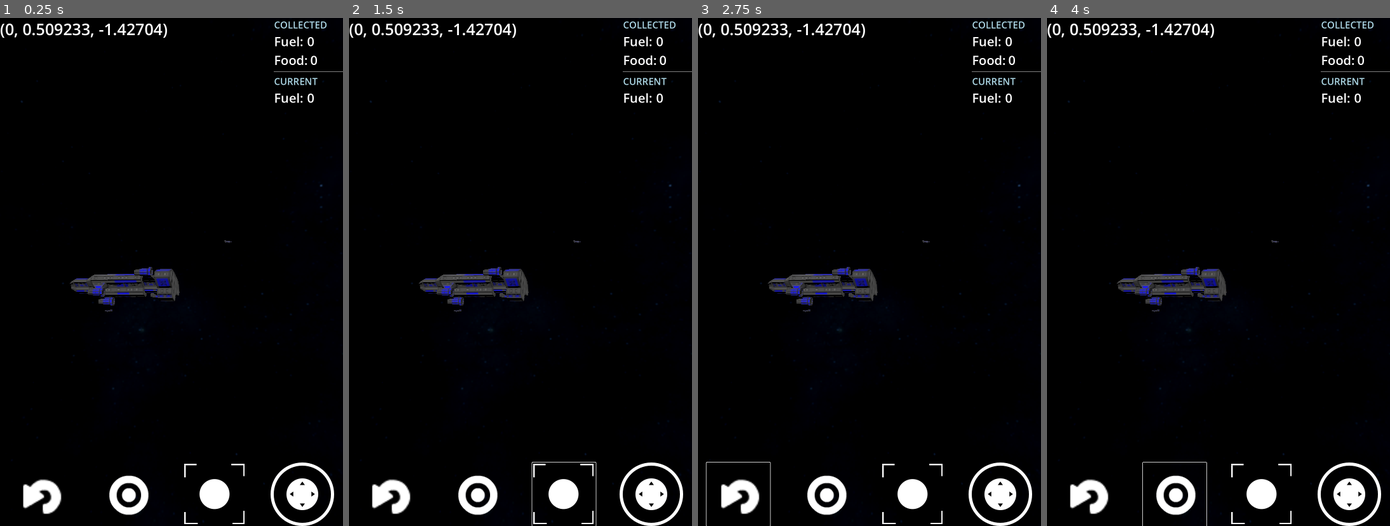
Above: before the commit, frames 1-4 (left to right).
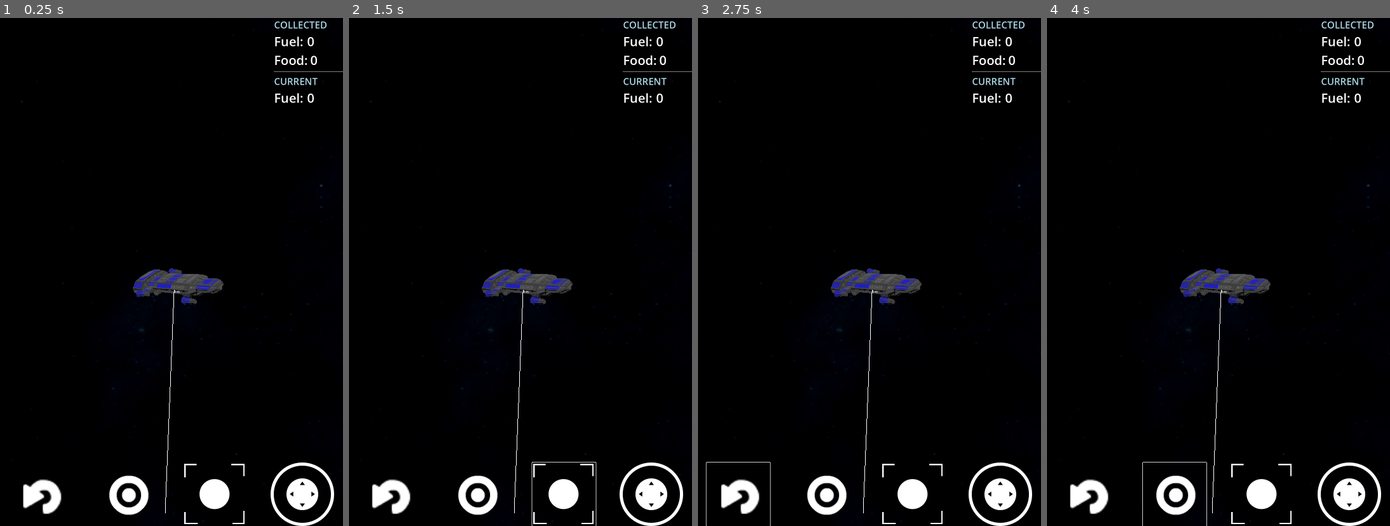
Above: after the commit, the same moments.

Repository: francosorbello/the-deep-end
Game: Godot game, scene res://main.tscn
Same seed, same stepped clock (60 frames per second), same inputs: the game is played once before the commit and once after it.
Inputs (mouse positions are in pixels of both pictures, inside the frame that each line leads up to):
- Up to frame 1 (0.25 s): no input
- Up to frame 2 (1.5 s): click (475, 495) at 0.5 s; click (565, 495) at 1.25 s
- Up to frame 3 (2.75 s): click (739, 495) at 2 s
- Up to frame 4 (4 s): tap Enter at 2.75 s; move the mouse to (1293, 246) at 2.77 s; hold Right (ui_right) 2.78-3.5 s; tap E (interact) at 2.85 s; click (1293, 246) at 2.92 s; tap R (reset) at 3.5 s; drag from (1149, 297) to (1201, 373) at 3.52 s

The runs differ from the first frame. In frame 1, 2.3% of the frame differs, in the area x 0-68%, y 1-98%; in frame 2, 2.3%; in frame 3, 2.3%; in frame 4, 2.3%.

Commit message:
added line that indicates how close an object is

Diff:
--- a/asteroid/asteroid.gd
+++ b/asteroid/asteroid.gd
@@ -11,3 +11,9 @@
     current_expedition.add_fuel(fuel_amount)
     already_interacted = true
     pass
+
+func enable_highlight():
+    $Model.material_override.albedo_color = Color("a6a6a6")
+
+func disable_highlight():
+    $Model.material_override.albedo_color = Color.WHITE
--- a/asteroid/asteroid.tscn
+++ b/asteroid/asteroid.tscn
@@ -1,9 +1,11 @@
-[gd_scene load_steps=6 format=3 uid="uid://gvcugplcwm5w"]
+[gd_scene load_steps=7 format=3 uid="uid://gvcugplcwm5w"]
 
 [ext_resource type="Script" path="res://asteroid/asteroid.gd" id="1_bmmgo"]
 [ext_resource type="ArrayMesh" uid="uid://csoyd2nej8xa3" path="res://assets/rocks/rock_c_01.obj" id="1_xwcgh"]
 [ext_resource type="Script" path="res://interactable/interactable.gd" id="2_ix5ep"]
 [ext_resource type="Resource" uid="uid://dxlq2fe2ikwx5" path="res://expedition/Expedition.tres" id="2_ya8ec"]
+
+[sub_resource type="StandardMaterial3D" id="StandardMaterial3D_k5yaq"]
 
 [sub_resource type="SphereShape3D" id="SphereShape3D_vgeqq"]
 radius = 1.84989
@@ -13,6 +15,7 @@
 current_expedition = ExtResource("2_ya8ec")
 
 [node name="RockC01" type="MeshInstance3D" parent="."]
+material_override = SubResource("StandardMaterial3D_k5yaq")
 mesh = ExtResource("1_xwcgh")
 
 [node name="Area3D" type="Area3D" parent="."]
--- a/interactable/interactable.gd
+++ b/interactable/interactable.gd
@@ -1,5 +1,6 @@
 extends Node
 class_name Interactable
+
 func _ready() -> void:
     get_parent().add_to_group("interactable")
 
--- a/interactable/interactable_highlight.gd
+++ b/interactable/interactable_highlight.gd
@@ -1,9 +1,7 @@
-extends Node3D
+extends Control
 
 @export var model : MeshInstance3D
 
-func enable_highlight():
-    model.material_override.albedo_color = Color(1, 1, 0, 1)
-
-func _draw():
-    pass
+func _process(delta: float) -> void:
+    var aabb = model.get_aabb()
+    print(aabb)
--- a/interactable/interactable_highlight.tscn
+++ b/interactable/interactable_highlight.tscn
@@ -3,9 +3,17 @@
 [ext_resource type="Script" path="res://interactable/interactable_highlight.gd" id="1_cwt6u"]
 [ext_resource type="ArrayMesh" uid="uid://b12dmyg274vnr" path="res://assets/space ship/model.obj" id="2_6xfdb"]
 
-[node name="InteractableHighlight" type="Node3D" node_paths=PackedStringArray("model")]
+[node name="InteractableHighlight" type="Control" node_paths=PackedStringArray("model")]
+layout_mode = 3
+anchors_preset = 15
+anchor_right = 1.0
+anchor_bottom = 1.0
+grow_horizontal = 2
+grow_vertical = 2
 script = ExtResource("1_cwt6u")
 model = NodePath("Model")
 
+[node name="Node3D" type="Node3D" parent="."]
+
 [node name="Model" type="MeshInstance3D" parent="."]
 mesh = ExtResource("2_6xfdb")
--- /dev/null
+++ b/interactable/interactable_manager.gd
@@ -0,0 +1,6 @@
+extends Node
+
+var suscribers = []
+
+func suscribe(node : Node):
+    suscribers.append(node)
--- /dev/null
+++ b/interactable/interactable_manager.tscn
@@ -0,0 +1,6 @@
+[gd_scene load_steps=2 format=3 uid="uid://cs8pn86hup66d"]
+
+[ext_resource type="Script" path="res://interactable/interactable_manager.gd" id="1_jdbvw"]
+
+[node name="InteractableManager" type="Node"]
+script = ExtResource("1_jdbvw")
--- /dev/null
+++ b/interactable/interactable_pointer.gd
@@ -0,0 +1,4 @@
+extends Node3D
+
+func _ready() -> void:
+    InteractableManager.suscribe(self)
--- /dev/null
+++ b/interactable/interactable_pointer.tscn
@@ -0,0 +1,6 @@
+[gd_scene load_steps=2 format=3 uid="uid://bb007p2gcnomc"]
+
+[ext_resource type="Script" path="res://interactable/interactable_pointer.gd" id="1_2gbv5"]
+
+[node name="InteractablePointer" type="Node3D"]
+script = ExtResource("1_2gbv5")
--- a/main.tscn
+++ b/main.tscn
@@ -1,10 +1,11 @@
-[gd_scene load_steps=9 format=3 uid="uid://6dfaax6b46w2"]
+[gd_scene load_steps=10 format=3 uid="uid://6dfaax6b46w2"]
 
 [ext_resource type="PackedScene" uid="uid://bpr7iidbnil28" path="res://player/rigid_player.tscn" id="1_06qhk"]
 [ext_resource type="Texture2D" uid="uid://cg4siv1tj7ay0" path="res://assets/panorama2.png" id="2_nyyny"]
 [ext_resource type="PackedScene" uid="uid://bjkgawg84pykg" path="res://ui/game_ui.tscn" id="3_swbsb"]
 [ext_resource type="PackedScene" uid="uid://bn172bqytai50" path="res://procedural-generator/procedural_generator.tscn" id="4_lps03"]
 [ext_resource type="PackedScene" uid="uid://6g7xidwaj7c2" path="res://spaceship/spaceship.tscn" id="5_78elt"]
+[ext_resource type="PackedScene" uid="uid://cxkopqcoqsfnq" path="res://ui/interactable_view.tscn" id="5_80x05"]
 
 [sub_resource type="PanoramaSkyMaterial" id="PanoramaSkyMaterial_aw77y"]
 panorama = ExtResource("2_nyyny")
@@ -29,12 +30,16 @@
 [node name="WorldEnvironment" type="WorldEnvironment" parent="."]
 environment = SubResource("Environment_y0yi2")
 
+[node name="InteractableView" parent="." node_paths=PackedStringArray("player") instance=ExtResource("5_80x05")]
+player = NodePath("../RigidPlayer")
+
 [node name="GameUI" parent="." instance=ExtResource("3_swbsb")]
 
 [node name="DirectionalLight3D" type="DirectionalLight3D" parent="."]
 transform = Transform3D(1, 0, 0, 0, 0.858566, 0.512702, 0, -0.512702, 0.858566, 0, 4.91951, 0)
 
 [node name="ProceduralGenerator" parent="." instance=ExtResource("4_lps03")]
+visible = false
 
 [node name="spaceship" parent="." instance=ExtResource("5_78elt")]
 transform = Transform3D(1, 0, 0, 0, 1, 0, 0, 0, 1, 0.0768433, 0, -11.0142)
--- a/player/rigid_player.gd
+++ b/player/rigid_player.gd
@@ -30,7 +30,6 @@
     if Input.is_action_just_released("reset"):
         $PlayerCamera.reset()
         $PlayerCamera.stabilize()
-    $Debugger.log(str(global_position))
 
 
 func _on_interact_area_area_entered(area:Area3D) -> void:
--- a/player/rigid_player.tscn
+++ b/player/rigid_player.tscn
@@ -25,5 +25,8 @@
 [node name="CollisionShape3D" type="CollisionShape3D" parent="InteractArea"]
 shape = SubResource("SphereShape3D_t1lve")
 
+[node name="LinePoint" type="Node3D" parent="."]
+transform = Transform3D(1, 0, 0, 0, 1, 0, 0, 0, 1, 0, -0.666208, 0.612812)
+
 [connection signal="area_entered" from="InteractArea" to="." method="_on_interact_area_area_entered"]
 [connection signal="area_exited" from="InteractArea" to="." method="_on_interact_area_area_exited"]
--- a/project.godot
+++ b/project.godot
@@ -18,6 +18,8 @@
 [autoload]
 
 GlobalEventSystem="*res://addons/ftr_tools/global_event_system/global_event_system.gd"
+Draw3D="*res://utils/Draw3D.gd"
+InteractableManager="*res://interactable/interactable_manager.tscn"
 
 [display]
 
--- a/spaceship/spaceship.gd
+++ b/spaceship/spaceship.gd
@@ -8,7 +8,8 @@
 
 func _ready():
     # randomize rotation
-    $Model.rotate(Vector3(0, 1, 0), randf() * 2 * PI)
+    # $Model.rotate(Vector3(0, 1, 0), randf() * 2 * PI)
+    pass
 
 func can_interact():
     return not already_interacted
--- a/spaceship/spaceship.tscn
+++ b/spaceship/spaceship.tscn
@@ -7,6 +7,7 @@
 [ext_resource type="Texture2D" uid="uid://cxu7vi7evqv2u" path="res://assets/space ship/textures/metalness.png" id="4_qvjy2"]
 [ext_resource type="Script" path="res://interactable/interactable.gd" id="5_65cpo"]
 [ext_resource type="Texture2D" uid="uid://c7qd3fy1tuvur" path="res://assets/space ship/textures/normal.png" id="5_iuinr"]
+[ext_resource type="PackedScene" uid="uid://bb007p2gcnomc" path="res://interactable/interactable_pointer.tscn" id="7_vfs0d"]
 
 [sub_resource type="StandardMaterial3D" id="StandardMaterial3D_dveae"]
 albedo_texture = ExtResource("3_3bwag")
@@ -27,6 +28,8 @@
 material_override = SubResource("StandardMaterial3D_dveae")
 mesh = ExtResource("1_aj3re")
 
+[node name="InteractablePointer" parent="." instance=ExtResource("7_vfs0d")]
+
 [node name="Area3D" type="Area3D" parent="."]
 
 [node name="CollisionShape3D" type="CollisionShape3D" parent="Area3D"]
--- /dev/null
+++ b/ui/interactable_view.gd
@@ -0,0 +1,20 @@
+extends Control
+
+@export var test_sprite : TextureRect
+@export var interact_radius : float = 100
+@export var player : RigidPlayer
+
+
+func inside_pointer(pos) -> bool:
+    return $Center.position.distance_to(pos) < interact_radius
+
+func _process(_delta: float) -> void:
+    queue_redraw()
+
+func _draw() -> void:
+    for interactable in InteractableManager.suscribers:
+        var iPos = get_viewport().get_camera_3d().unproject_position(interactable.global_position)
+        if inside_pointer(iPos):
+            draw_line($DrawFrom.global_position,iPos,Color.WHITE)
+            $Distance.text = "%s m" % str(int(player.global_position.distance_to(interactable.global_position)))
+            $Distance.position = iPos
--- /dev/null
+++ b/ui/interactable_view.tscn
@@ -0,0 +1,47 @@
+[gd_scene load_steps=2 format=3 uid="uid://cxkopqcoqsfnq"]
+
+[ext_resource type="Script" path="res://ui/interactable_view.gd" id="1_uusrj"]
+
+[node name="InteractableView" type="Control"]
+layout_mode = 3
+anchors_preset = 15
+anchor_right = 1.0
+anchor_bottom = 1.0
+grow_horizontal = 2
+grow_vertical = 2
+script = ExtResource("1_uusrj")
+
+[node name="DrawFrom" type="Control" parent="."]
+layout_mode = 1
+anchors_preset = 7
+anchor_left = 0.5
+anchor_top = 1.0
+anchor_right = 0.5
+anchor_bottom = 1.0
+offset_left = -20.0
+offset_top = -40.0
+offset_right = 20.0
+grow_horizontal = 2
+grow_vertical = 0
+
+[node name="Center" type="Control" parent="."]
+layout_mode = 1
+anchors_preset = 8
+anchor_left = 0.5
+anchor_top = 0.5
+anchor_right = 0.5
+anchor_bottom = 0.5
+offset_left = -20.0
+offset_top = -20.0
+offset_right = 20.0
+offset_bottom = 20.0
+grow_horizontal = 2
+grow_vertical = 2
+
+[node name="Distance" type="Label" parent="."]
+layout_mode = 0
+offset_right = 40.0
+offset_bottom = 23.0
+theme_override_font_sizes/font_size = 10
+text = "
+"
--- /dev/null
+++ b/utils/Draw3D.gd
@@ -0,0 +1,68 @@
+extends Node
+
+func line(pos1: Vector3, pos2: Vector3, color = Color.WHITE_SMOKE, persist_ms = 0):
+    var mesh_instance := MeshInstance3D.new()
+    var immediate_mesh := ImmediateMesh.new()
+    var material := ORMMaterial3D.new()
+
+    mesh_instance.mesh = immediate_mesh
+    mesh_instance.cast_shadow = GeometryInstance3D.SHADOW_CASTING_SETTING_OFF
+
+    immediate_mesh.surface_begin(Mesh.PRIMITIVE_LINES, material)
+    immediate_mesh.surface_add_vertex(pos1)
+    immediate_mesh.surface_add_vertex(pos2)
+    immediate_mesh.surface_end()
+
+    material.shading_mode = BaseMaterial3D.SHADING_MODE_UNSHADED
+    material.albedo_color = color
+
+    return await final_cleanup(mesh_instance, persist_ms)
+
+func point(pos: Vector3, radius = 0.05, color = Color.WHITE_SMOKE, persist_ms = 0):
+    var mesh_instance := MeshInstance3D.new()
+    var sphere_mesh := SphereMesh.new()
+    var material := ORMMaterial3D.new()
+
+    mesh_instance.mesh = sphere_mesh
+    mesh_instance.cast_shadow = GeometryInstance3D.SHADOW_CASTING_SETTING_OFF
+    mesh_instance.position = pos
+
+    sphere_mesh.radius = radius
+    sphere_mesh.height = radius*2
+    sphere_mesh.material = material
+
+    material.shading_mode = BaseMaterial3D.SHADING_MODE_UNSHADED
+    material.albedo_color = color
+
+    return await final_cleanup(mesh_instance, persist_ms)
+
+func square(pos: Vector3, size: Vector2, color = Color.WHITE_SMOKE, persist_ms = 0):
+    var mesh_instance := MeshInstance3D.new()
+    var box_mesh := BoxMesh.new()
+    var material := ORMMaterial3D.new()
+
+    mesh_instance.mesh = box_mesh
+    mesh_instance.cast_shadow = GeometryInstance3D.SHADOW_CASTING_SETTING_OFF
+    mesh_instance.position = pos
+
+    box_mesh.size = Vector3(size.x, size.y, 1)
+    box_mesh.material = material
+
+    material.shading_mode = BaseMaterial3D.SHADING_MODE_UNSHADED
+    material.albedo_color = color
+
+    return await final_cleanup(mesh_instance, persist_ms)
+
+## 1 -> Lasts ONLY for current physics frame
+## >1 -> Lasts X time duration.
+## <1 -> Stays indefinitely
+func final_cleanup(mesh_instance: MeshInstance3D, persist_ms: float):
+    get_tree().get_root().add_child(mesh_instance)
+    if persist_ms == 1:
+        await get_tree().physics_frame
+        mesh_instance.queue_free()
+    elif persist_ms > 0:
+        await get_tree().create_timer(persist_ms).timeout
+        mesh_instance.queue_free()
+    else:
+        return mesh_instance
Not shown: 1 places in spaceship/spaceship.tscn that only renumber resources
